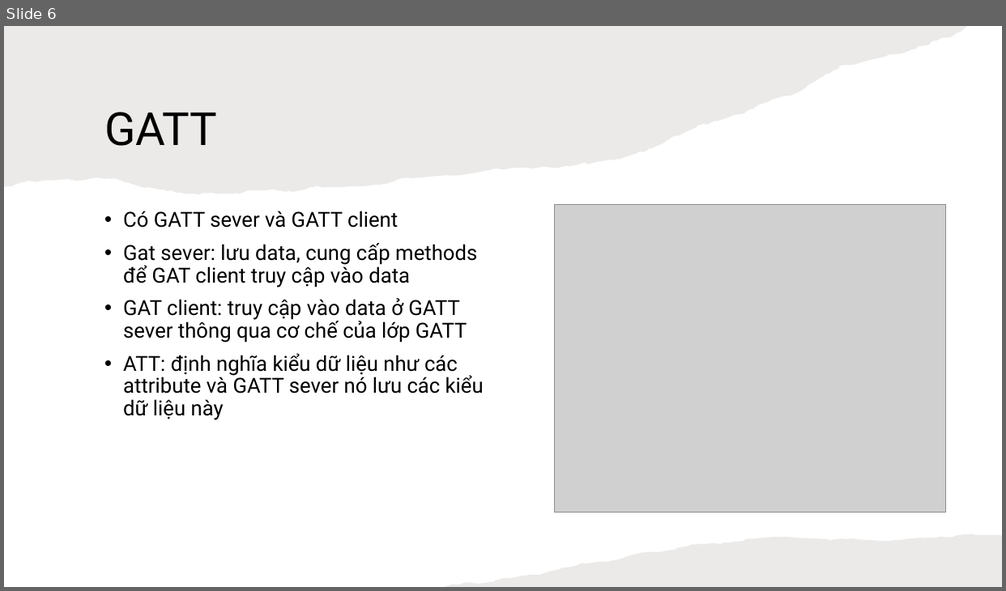
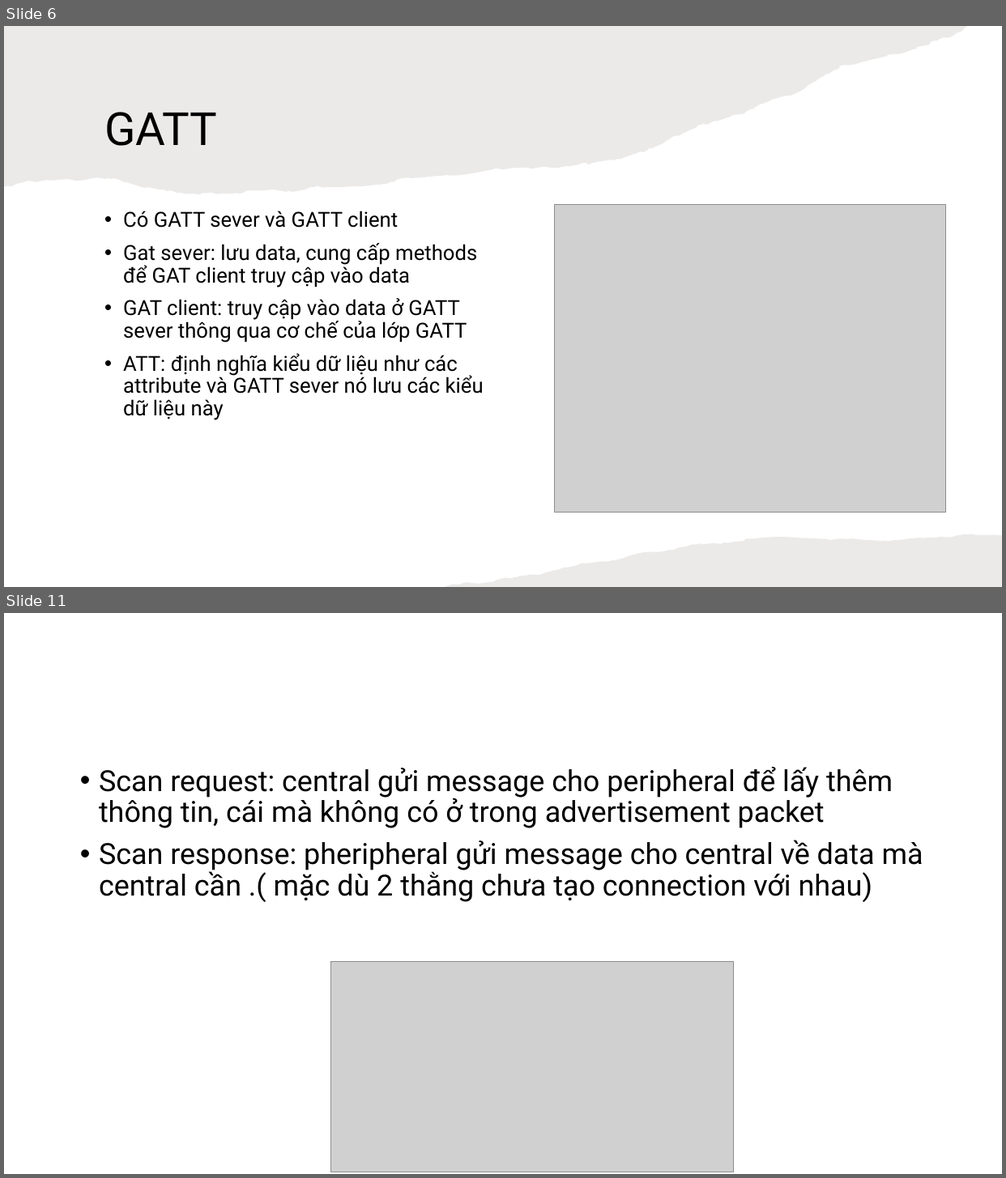
Before and after one commit to Vuhuuduong1998/BLE, a slide deck: BLE Spec.pptx. Shown one above the other, each under a label of ours: slide 6 before the commit, slides 6 and 11 after it; the slides between them are not shown. The pictures are 1006x591 and 1006x1178 pixels, drawn with LibreOffice and Linux fonts; fonts in the diff are those of the drawing; grey boxes stand for pictures. Boxes give left, top, right and bottom in pixels: in the first picture for what was removed or moved away, otherwise in the second. Text is boxed around its words. In the diff, an @@ line names an element or a change of style, - is before the commit and + after.

```diff
--- a/BLE Spec.pptx
+++ b/BLE Spec.pptx
@@ slide 11 added at box(4, 613, 1002, 1174), background #FFFFFF @@
@@ text added at box(99, 767, 923, 902), 28 pt, text #000000 @@
+• Scan request: central gửi message cho peripheral để lấy thêm thông tin, cái mà không có ở trong advertisement packet
+• Scan response: pheripheral gửi message cho central về data mà central cần .( mặc dù 2 thằng chưa tạo connection với nhau)
@@ picture added at box(330, 962, 733, 1172) @@
```
Also in this commit, not shown: 5 other slides added.
